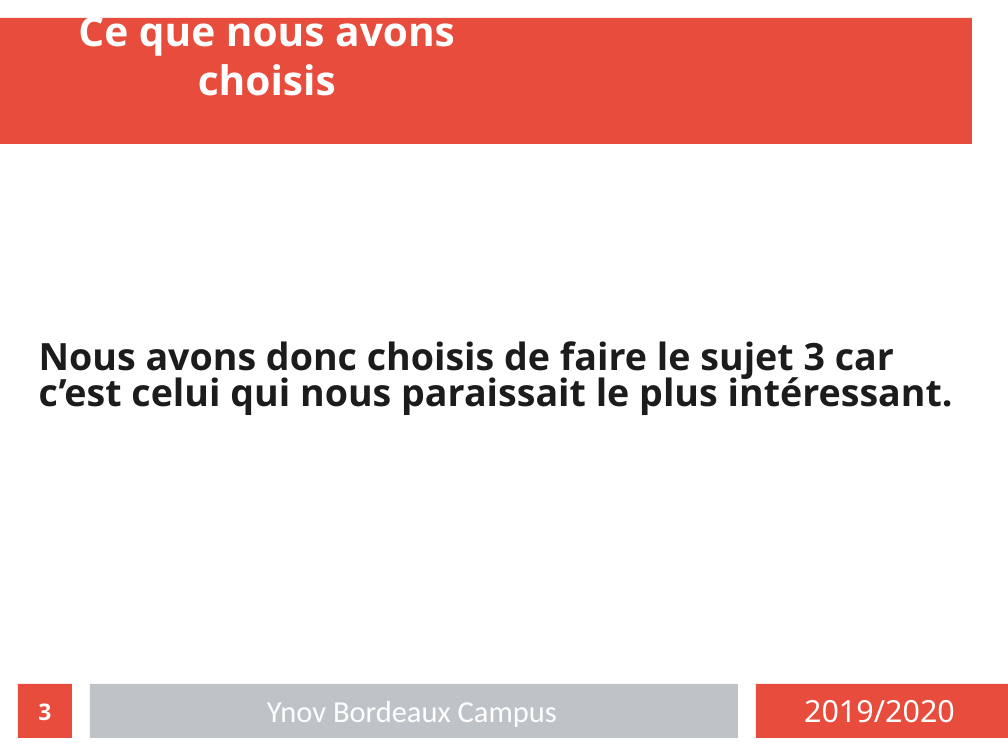
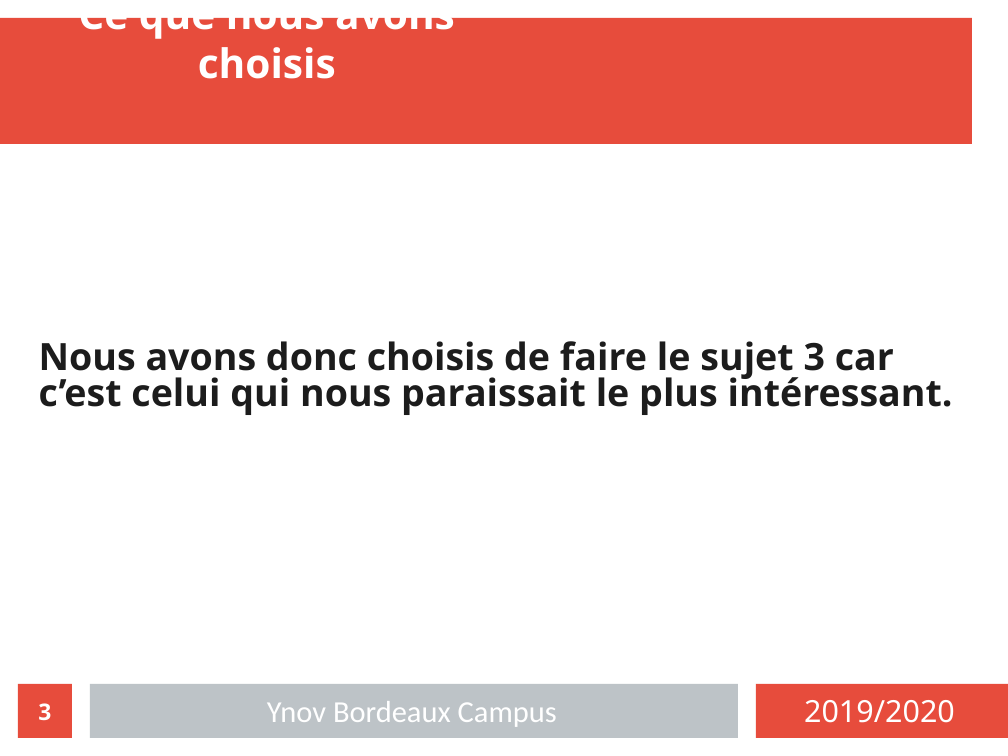
Before and after one commit to exender/Projet-dev, a slide deck: slide 3 of presentation.odp. Drawn at 1008x756 pixels with LibreOffice and Linux fonts; fonts in the diff are those of the drawing. Boxes give left, top, right and bottom in pixels: in the first picture for what was removed or moved away, otherwise in the second. Text is boxed around its words. In the diff, an @@ line names an element or a change of style, - is before the commit and + after.

```diff
--- a/presentation.odp
+++ b/presentation.odp
@@ title "Ce que nous avons choisis" rewrapped from <box>78,8,455,96</box> to <box>78,18,455,79</box> @@
```
Also in this commit, not shown: 4 other slides changed.
